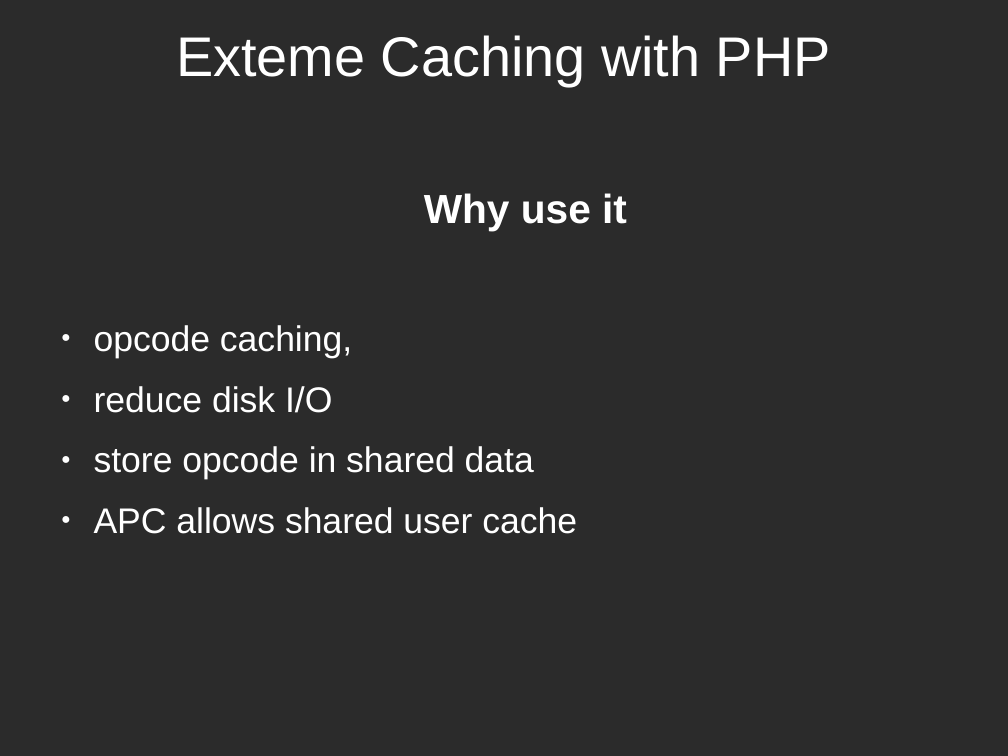
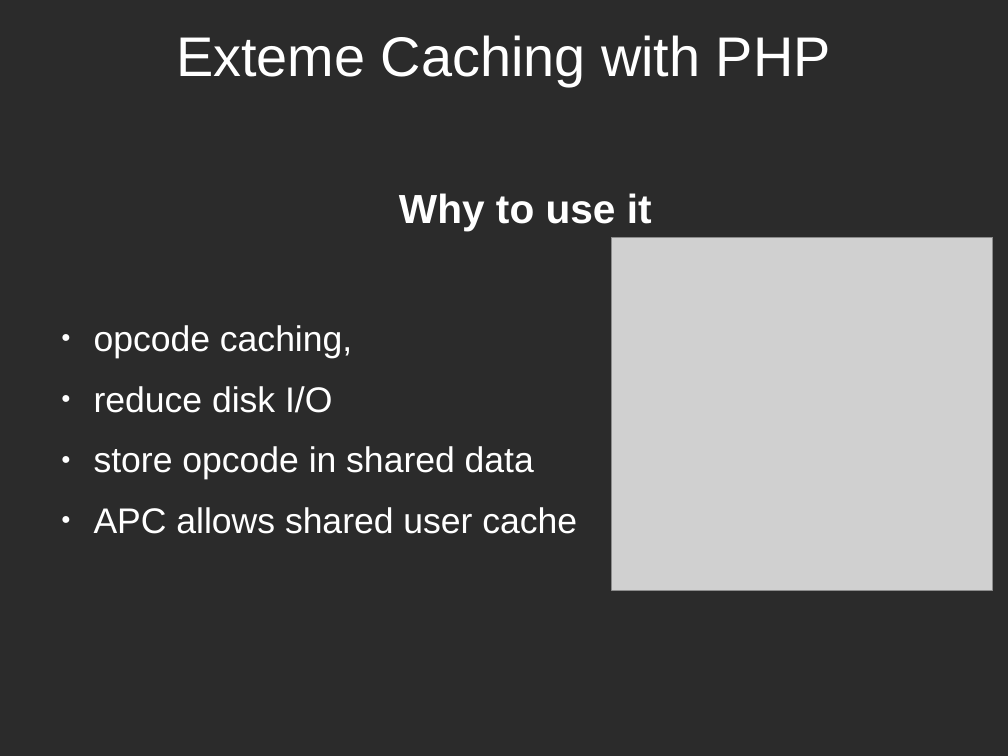
Before and after one commit to piotrmiazga/extreme_caching, a slide deck: slide 5 of presentation.odp (slide 4 before the commit). Drawn at 1008x756 pixels with LibreOffice and Linux fonts; fonts in the diff are those of the drawing; grey boxes stand for pictures; background and template pictures are left out; a plain dark background stands for a picture behind light text. Boxes give left, top, right and bottom in pixels: in the first picture for what was removed or moved away, otherwise in the second. Text is boxed around its words. In the diff, an @@ line names an element or a change of style, - is before the commit and + after.

```diff
--- a/presentation.odp
+++ b/presentation.odp
@@ text at <box>399,193,652,230</box>: text changed @@
-Why use it
+Why to use it
@@ picture added at <box>612,238,993,591</box> @@
```
Also in this commit, not shown: 28 other slides changed, 12 slides added, 5 other files.
